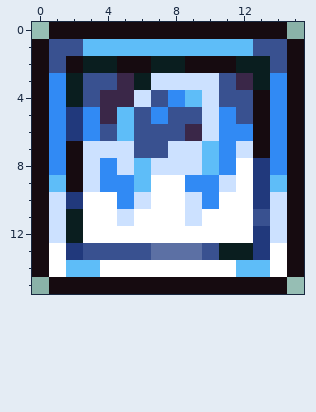
Two versions of one pixel-art sprite, Buffs/FlamesOfIlluria.png. Above is the file before it was changed.
The file is 32x32 pixels, drawn in blocks of 2x2; one block is one cell here.
The same view after the edit:
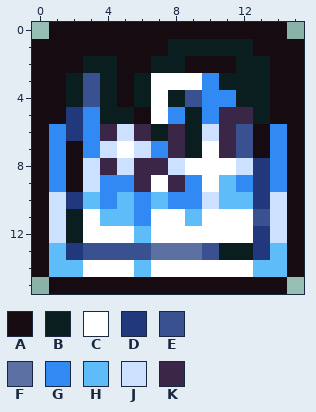
Palette (. is transparent): A #160b10  B #0a1e1f  C #ffffff  D #21397c  E #395190  F #5c70a4  G #318af4  H #5ebdf8  J #cce1ff  K #3a2748
The author wrote: there we go, not a rushed sprite
Changes in this commit:
@@ x 0..15 @@
  0 .AAAAAAAAAAAAAA.
- 1 AEEHHHHHHHHHHEEA
- 2 AEABBAABBAAABBEA
- 3 AGBEEKBJJJJEKBGA
- 4 AGBEKKJEGHJEEAGA
- 5 AGDGKHEGEEJGEAGA
- 6 AGDGEHEEEKJGGAGA
- 7 AGAJJJEEJJHGJAGA
- 8 AGAJGJHJJJHGCDGA
- 9 AHAJGGHCCGGJCDHA
-10 AJDCCGJCCJGCCDJA
-11 AJBCCJCCCJCCCEJA
-12 AJBCCCCCCCCCCDJA
-13 ACDEEEEFFFEBBDCA
-14 ACHHCCCCCCCCHHCA
+ 1 AAAAAAAABBBBBAAA
+ 2 AAABBAABBAAABBAA
+ 3 AABEBABCCCGBBBAA
+ 4 AABEBABCBEGGBBAA
+ 5 AADGBBACGBGKKBAA
+ 6 AGDGKJKBKBJKEAGA
+ 7 AGAGJCJGKBCKEAGA
+ 8 AGAJKJKKJCCCJDGA
+ 9 AGAJGGKCKGCHGDGA
+10 AJDHGHGHGGJHHDJA
+11 AJBCHHGCCHCCCEJA
+12 AJBCCCHCCCCCCDJA
+13 AHDEEEEFFFEBBDHA
+14 AHHCCCHCCCCCCHHA
 15 .AAAAAAAAAAAAAA.
Changed places in both pictures, as pixel boxes (x1, y1, x2, y2):
changed: (49, 39, 287, 277)
